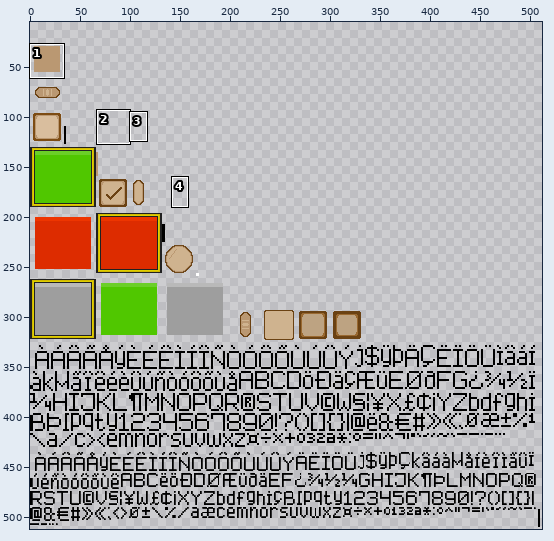
Sprite sheet, stored at assets/Game_UI_Skin/Game_UI_Skin.png. The first picture is a wide view before the edit; the outline marks the close-up.
Close-up. Earlier state:
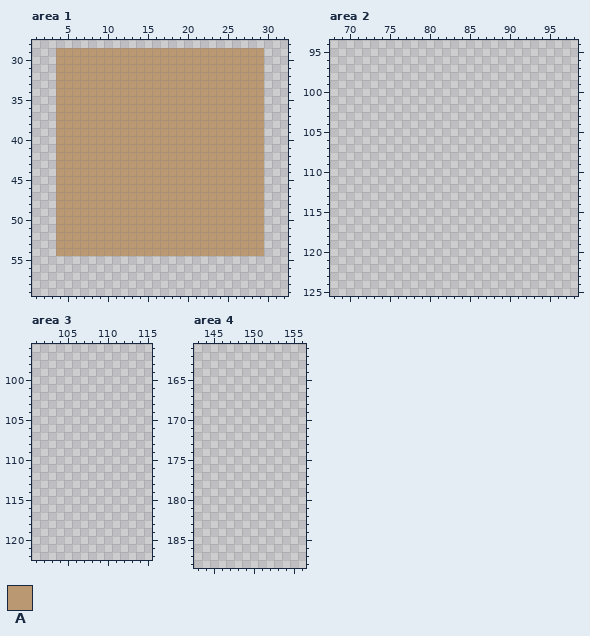
The file is 512x512 pixels. Pixels under 10% opacity are left out. Colours within 5 levels of each other are drawn and written as one. Shown: area 1: x 1..32, y 28..59; area 2: x 68..98, y 94..125; area 3: x 101..115, y 96..122; area 4: x 143..156, y 161..188. The wide view leaves out empty margins. The commit also changed other parts of the picture, which this record leaves out.
Palette (. is transparent): A #ba9872
Pixels before, area 1, first column x 4:
29 AAAAAAAAAAAAAAAAAAAAAAAAAA
30 AAAAAAAAAAAAAAAAAAAAAAAAAA
31 AAAAAAAAAAAAAAAAAAAAAAAAAA
32 AAAAAAAAAAAAAAAAAAAAAAAAAA
33 AAAAAAAAAAAAAAAAAAAAAAAAAA
34 AAAAAAAAAAAAAAAAAAAAAAAAAA
35 AAAAAAAAAAAAAAAAAAAAAAAAAA
36 AAAAAAAAAAAAAAAAAAAAAAAAAA
37 AAAAAAAAAAAAAAAAAAAAAAAAAA
38 AAAAAAAAAAAAAAAAAAAAAAAAAA
39 AAAAAAAAAAAAAAAAAAAAAAAAAA
40 AAAAAAAAAAAAAAAAAAAAAAAAAA
41 AAAAAAAAAAAAAAAAAAAAAAAAAA
42 AAAAAAAAAAAAAAAAAAAAAAAAAA
43 AAAAAAAAAAAAAAAAAAAAAAAAAA
44 AAAAAAAAAAAAAAAAAAAAAAAAAA
45 AAAAAAAAAAAAAAAAAAAAAAAAAA
46 AAAAAAAAAAAAAAAAAAAAAAAAAA
47 AAAAAAAAAAAAAAAAAAAAAAAAAA
48 AAAAAAAAAAAAAAAAAAAAAAAAAA
49 AAAAAAAAAAAAAAAAAAAAAAAAAA
50 AAAAAAAAAAAAAAAAAAAAAAAAAA
51 AAAAAAAAAAAAAAAAAAAAAAAAAA
52 AAAAAAAAAAAAAAAAAAAAAAAAAA
53 AAAAAAAAAAAAAAAAAAAAAAAAAA
54 AAAAAAAAAAAAAAAAAAAAAAAAAA
After:
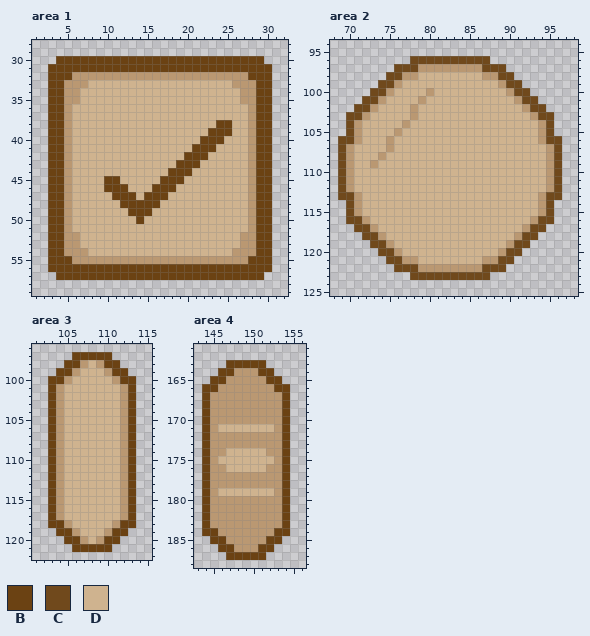
Colours new in this view: B #6b4213  C #70491c  D #cfb38f
Changes in this commit:
Changed rows in their new state; - is an unchanged pixel.
Area 1:
first column x 3:
29 -..........................-
30 -BBBBBBBBBBBBBBBBBBBBBBBBBB-
31 BBBBBBBBBBBBBBBBBBBBBBBBBBBB
32 BBB----------------------BBB
33 BB---DDDDDDDDDDDDDDDDDD---BB
34 BB--DDDDDDDDDDDDDDDDDDDD--BB
35 BB--DDDDDDDDDDDDDDDDDDDD--BB
36 BB-DDDDDDDDDDDDDDDDDDDDDD-BB
37 BB-DDDDDDDDDDDDDDDDDDDDDD-BB
38 BB-DDDDDDDDDDDDDDDDDDBBDD-BB
39 BB-DDDDDDDDDDDDDDDDDBBBDD-BB
40 BB-DDDDDDDDDDDDDDDDBBBDDD-BB
41 BB-DDDDDDDDDDDDDDDBBBDDDD-BB
42 BB-DDDDDDDDDDDDDDBBBDDDDD-BB
43 BB-DDDDDDDDDDDDDBBBDDDDDD-BB
44 BB-DDDDDDDDDDDDBBBDDDDDDD-BB
45 BB-DDDDBBDDDDDBBBDDDDDDDD-BB
46 BB-DDDDBBBDDDBBBDDDDDDDDD-BB
47 BB-DDDDDBBBDBBBDDDDDDDDDD-BB
48 BB-DDDDDDBBBBBDDDDDDDDDDD-BB
49 BB-DDDDDDDBBBDDDDDDDDDDDD-BB
50 BB-DDDDDDDDBDDDDDDDDDDDDD-BB
51 BB-DDDDDDDDDDDDDDDDDDDDDD-BB
52 BB--DDDDDDDDDDDDDDDDDDDD--BB
53 BB--DDDDDDDDDDDDDDDDDDDD--BB
54 BB---DDDDDDDDDDDDDDDDDD---BB
55 BBBAAAAAAAAAAAAAAAAAAAAAABBB
56 BBBBBBBBBBBBBBBBBBBBBBBBBBBB
57 -BBBBBBBBBBBBBBBBBBBBBBBBBB-
Area 2:
first column x 69:
 96 ---------CCCCCCCCCC---------
 97 -------CCCAAAAAAAACCC-------
 98 ------CCAADDDDDDDDAACC------
 99 -----CCADDDDDDDDDDDDACC-----
100 ----CCADDDDADDDDDDDDDACC----
101 ---CCADDDDADDDDDDDDDDDACC---
102 --CCADDDDADDDDDDDDDDDDDACC--
103 -CCADDDDDADDDDDDDDDDDDDDACC-
104 -CADDDDDADDDDDDDDDDDDDDDDAC-
105 -CADDDDADDDDDDDDDDDDDDDDDAC-
106 CCADDDADDDDDDDDDDDDDDDDDDACC
107 CADDDDADDDDDDDDDDDDDDDDDDDAC
108 CADDDADDDDDDDDDDDDDDDDDDDDAC
109 CADDADDDDDDDDDDDDDDDDDDDDDAC
110 CADDDDDDDDDDDDDDDDDDDDDDDDAC
111 CADDDDDDDDDDDDDDDDDDDDDDDDAC
112 CADDDDDDDDDDDDDDDDDDDDDDDDAC
113 CCADDDDDDDDDDDDDDDDDDDDDDACC
114 -CADDDDDDDDDDDDDDDDDDDDDDAC-
115 -CADDDDDDDDDDDDDDDDDDDDDDAC-
116 -CCADDDDDDDDDDDDDDDDDDDDACC-
117 --CCADDDDDDDDDDDDDDDDDDACC--
118 ---CCADDDDDDDDDDDDDDDDACC---
119 ----CCADDDDDDDDDDDDDDACC----
120 -----CCADDDDDDDDDDDDACC-----
121 ------CCAADDDDDDDDAACC------
122 -------CCCAAAAAAAACCC-------
123 ---------CCCCCCCCCC---------
Area 3:
first column x 103:
 97 ---BBBBB---
 98 --BBADABB--
 99 -BBADDDABB-
100 BBADDDDDABB
101 BADDDDDDDAB
102 BADDDDDDDAB
103 BADDDDDDDAB
104 BADDDDDDDAB
105 BADDDDDDDAB
106 BADDDDDDDAB
107 BADDDDDDDAB
108 BADDDDDDDAB
109 BADDDDDDDAB
110 BADDDDDDDAB
111 BADDDDDDDAB
112 BADDDDDDDAB
113 BADDDDDDDAB
114 BADDDDDDDAB
115 BADDDDDDDAB
116 BADDDDDDDAB
117 BADDDDDDDAB
118 BBADDDDDABB
119 -BBADDDABB-
120 --BBADABB--
121 ---BBBBB---
Area 4:
first column x 144:
163 ---BBBBB---
164 --BBAAABB--
165 -BBAAAAABB-
166 BBAAAAAAABB
167 BAAAAAAAAAB
168 BAAAAAAAAAB
169 BAAAAAAAAAB
170 BAAAAAAAAAB
171 BADDDDDDDAB
172 BAAAAAAAAAB
173 BAAAAAAAAAB
174 BAADDDDDAAB
175 BADDDDDDDAB
176 BAADDDDDAAB
177 BAAAAAAAAAB
178 BAAAAAAAAAB
179 BADDDDDDDAB
180 BAAAAAAAAAB
181 BAAAAAAAAAB
182 BAAAAAAAAAB
183 BAAAAAAAAAB
184 BBAAAAAAABB
185 -BBAAAAABB-
186 --BBAAABB--
187 ---BBBBB---
